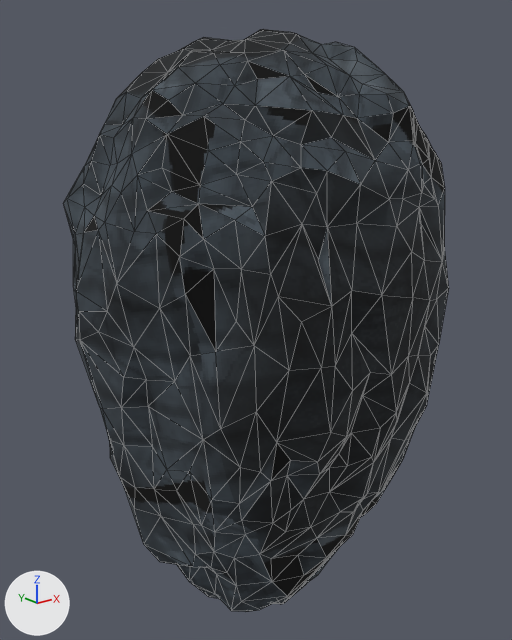
The glTF model art/kit/ramp_snow_rock_big_a.glb: old version first, new version second.
Both versions are drawn from a camera (50 mm lens) standing at (-2.12, -2.58, 0.47) and looking at (0.01, 0.08, -0.59). The axes (+X, +Y, +Z) are drawn at lower left. The lights are the same throughout. The older version comes first. Mesh edges are drawn as thin lines. Vertices at exactly the same position are counted once.

Objects in the first picture: 'ramp_snow_rock_big_a'.
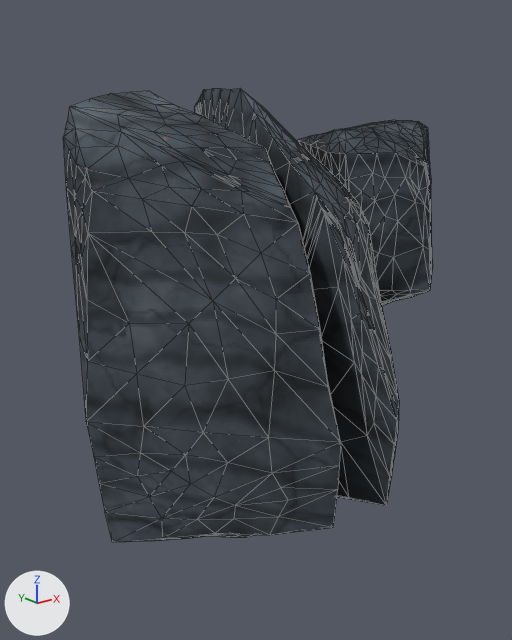
The change, as a list of edits to the scene's bpy script:
```text
Add img_ramp_snow_rock_big_a_rock_normal:
    img_ramp_snow_rock_big_a_rock_normal = load_image('ramp_snow_rock_big_a_rock_normal', '_unpacked/ramp_snow_rock_big_a_rock_normal', 512, 512, 'Non-Color')
Add mat_ramp_snow_rock_big_a_rock_002:
    mat_ramp_snow_rock_big_a_rock_002 = bpy.data.materials.new('ramp_snow_rock_big_a_rock.002')
    # uses the picture img_ramp_snow_rock_big_a_rock
    # uses the picture img_ramp_snow_rock_big_a_rock_normal
Change me_ramp_snow_rock_big_a:
    used by ob_ramp_snow_rock_big_a; location = (0.0, 0.0, 0.0)
    remove me_ramp_snow_rock_big_a.from_pydata(...)  # 904 vertices, 1800 faces; spans x -0.97..1.03, y -0.78..0.76, z -2.22..0.76
    remove me_ramp_snow_rock_big_a.materials.append(mat_ramp_snow_rock_big_a_rock)  # picture img_ramp_snow_rock_big_a_rock
    add me_ramp_snow_rock_big_a.from_pydata(...)  # 1106 vertices, 2200 faces; spans x -0.91..1.08, y -0.91..0.88, z -1.75..0.52
    me_ramp_snow_rock_big_a part 1: the loose piece of 748 vertices spanning x -0.97..0.93, y -0.78..0.76, z -2.22..0.76 is rebuilt with 402 vertices and now spans x -0.91..0.12, y -0.84..0.88, z -1.75..0.51, in mat_ramp_snow_rock_big_a_rock_002
    me_ramp_snow_rock_big_a part 2: the loose piece of 156 vertices spanning x 0.18..1.03, y -0.37..0.36, z -0.58..0.38 is rebuilt with 335 vertices and now spans x 0.26..1.08, y -0.48..0.31, z -0.61..0.36, in mat_ramp_snow_rock_big_a_rock_002
    me_ramp_snow_rock_big_a part 3: a new loose piece of 369 vertices spanning x -0.19..0.76, y -0.91..0.86, z -1.73..0.52, in mat_ramp_snow_rock_big_a_rock_002
    add me_ramp_snow_rock_big_a.materials.append(mat_ramp_snow_rock_big_a_rock_002)
```

Pixel boxes (x1, y1, x2, y2) of what changed, in the pictures (512 x 640 px):
'ramp_snow_rock_big_a', reshaped (22% shorter): before (63, 29, 449, 612); after (63, 88, 433, 542)
part 1 of me_ramp_snow_rock_big_a, rebuilt (28% narrower, 23% shorter): before (63, 29, 449, 612); after (63, 91, 341, 542)
part 2 of me_ramp_snow_rock_big_a, rebuilt (not visible before): after (298, 120, 433, 306)
part 3 of me_ramp_snow_rock_big_a, added: after (194, 88, 399, 506)
